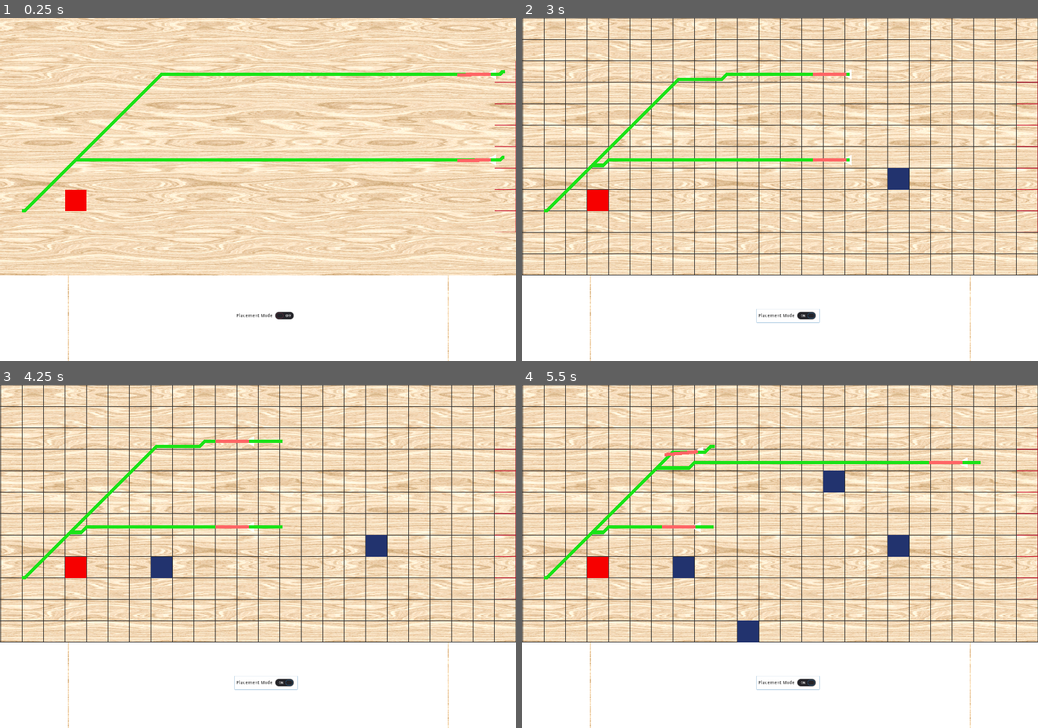
Above: before the commit, frames 1-4 (two rows, left to right).
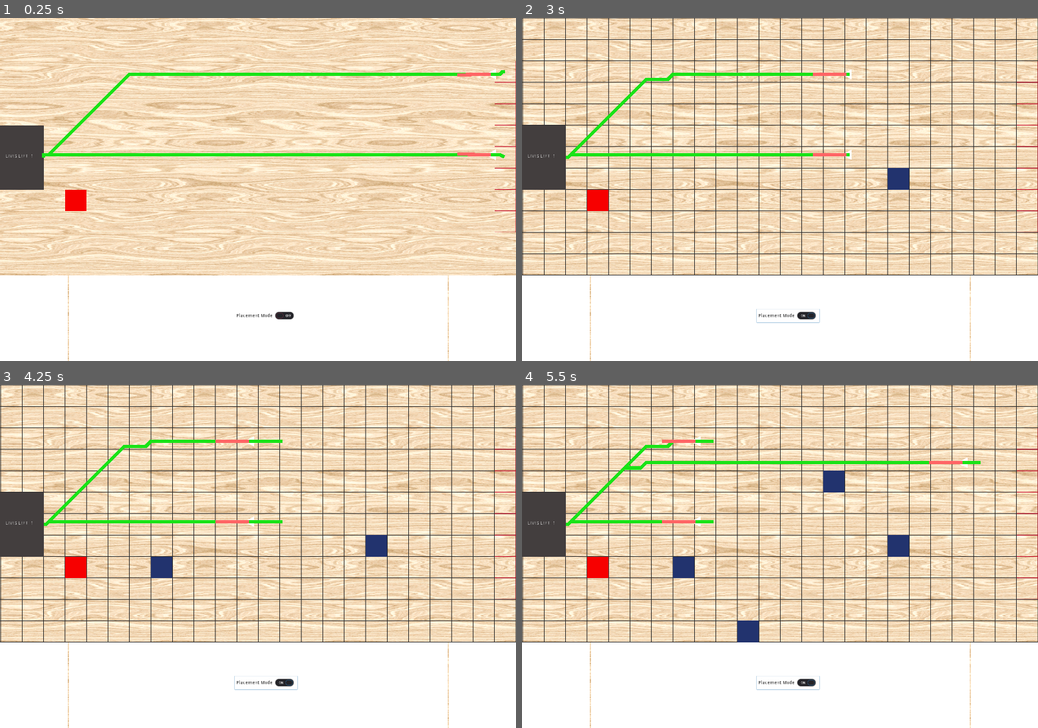
Above: after the commit, the same moments.

Repository: CSMA-Technology/chelydra
Game: Godot game, scene res://Temporary_Scenes/Spawns.tscn
The game is run twice, just before and just after one commit, with the same random seed, the same clock (stepped at 60 frames per second) and the same inputs. This scene is started directly instead of the project's main scene.
Inputs (mouse positions are in pixels of both pictures, inside the frame that each line leads up to):
- Up to frame 1 (0.25 s): no input
- Up to frame 2 (3 s): click "Placement Mode" at 0.5 s; click "Placement Mode" at 1.25 s; click "Placement Mode" at 2 s; move the mouse to (893, 172) at 2.77 s; click (893, 172) at 2.92 s
- Up to frame 3 (4.25 s): move the mouse to (154, 573) at 3.52 s; click (154, 573) at 3.67 s
- Up to frame 4 (5.5 s): move the mouse to (831, 481) at 4.27 s; click (831, 481) at 4.42 s; move the mouse to (754, 625) at 5.02 s; click (754, 625) at 5.17 s

The runs differ from the first frame. In frame 1, 3.8% of the frame differs, in the area x 0-98%, y 15-57%; in frame 2, 3.3%; in frame 3, 3.1%; in frame 4, 3.0%.

Commit message:
fixed merge conflicts

Diff:
--- a/Enemies/TemplateEnemy.gd
+++ b/Enemies/TemplateEnemy.gd
@@ -1,4 +1,6 @@
 extends KinematicBody2D
+
+class_name TemplateEnemy
 
 onready var goal = get_tree().root.find_node("Goal", true, false).global_position
 var path: PoolVector2Array
@@ -8,6 +10,8 @@
 
 const ARRIVAL_BUFFER = 10
 const SPEED = 3
+
+signal reached_goal
 
 func set_debug(val: bool):
 	debug_mode = val
@@ -40,4 +44,5 @@
 	next_destination_idx = 0
 
 func handle_goal_arrival():
+	emit_signal("reached_goal")
 	queue_free()
--- /dev/null
+++ b/levels/Goal.tscn
@@ -0,0 +1,16 @@
+[gd_scene load_steps=2 format=2]
+
+[sub_resource type="RectangleShape2D" id=1]
+extents = Vector2( 64, 96 )
+
+[node name="Goal" type="Area2D"]
+
+[node name="ColorRect" type="ColorRect" parent="."]
+margin_left = -128.0
+margin_top = -96.0
+margin_bottom = 96.0
+color = Color( 0.266667, 0.247059, 0.247059, 1 )
+
+[node name="CollisionShape2D" type="CollisionShape2D" parent="."]
+position = Vector2( -64, 0 )
+shape = SubResource( 1 )
--- a/levels/TemplateLevel.gd
+++ b/levels/TemplateLevel.gd
@@ -1,9 +1,14 @@
 extends Node2D
 
+onready var score_label = $ScoreLabel
 var TowerPlacement = preload("res://levels/TowerPlacement.tscn")
 var enemy = preload("res://Enemies/TemplateEnemy.tscn")
 var is_grid_on = false
 export var placement_mode = false
+export var lives = 3
+
+func _ready():
+	update_score_label(lives)
 
 func _process(_delta):
 	if (placement_mode):
@@ -20,9 +25,18 @@
 	$Towers.add_child(new_tower)
 	$Navigation.update_nav_area()
 
-
 func spawn_enemy(position):
 	var new_enemy = enemy.instance()
 	new_enemy.position = position
 	new_enemy.debug_mode = true
 	$Enemies.add_child(new_enemy)
+
+func update_score_label(score):
+	score_label.text = "LIVES LEFT: " + str(score)
+
+func _on_Enemy_reached_goal():
+	print_debug("enemy reached goal!")
+	lives -= 1
+	if (lives <= 0):
+		get_tree().quit()
+	update_score_label(lives)
--- a/levels/TemplateLevel.tscn
+++ b/levels/TemplateLevel.tscn
@@ -8,6 +8,7 @@
 [ext_resource path="res://levels/TemplateLevel.gd" type="Script" id=6]
 [ext_resource path="res://levels/Navigation.gd" type="Script" id=7]
 [ext_resource path="res://levels/TowerPlacement.tscn" type="PackedScene" id=8]
+[ext_resource path="res://levels/Goal.tscn" type="PackedScene" id=9]
 
 [sub_resource type="TileSet" id=1]
 0/name = "LightWood"
@@ -77,6 +78,7 @@
 
 [node name="TemplateLevel" type="Node2D"]
 script = ExtResource( 6 )
+lives = 1
 
 [node name="BackgroundTileMap" type="TileMap" parent="."]
 tile_set = SubResource( 1 )
@@ -151,10 +153,19 @@
 position = Vector2( 1344, 320 )
 debug_mode = true
 
-[node name="Goal" type="Node2D" parent="."]
-position = Vector2( 64, 576 )
-
 [node name="TowerPlacement" parent="." instance=ExtResource( 8 )]
 
+[node name="Goal" parent="." instance=ExtResource( 9 )]
+position = Vector2( 128, 416 )
+
+[node name="ScoreLabel" type="Label" parent="."]
+margin_left = 15.0
+margin_top = 406.0
+margin_right = 105.0
+margin_bottom = 420.0
+text = "LIVES LEFT: 10"
+
 [connection signal="toggled" from="CanvasLayer/CheckButton" to="." method="_on_PlacementModeButton_toggled"]
+[connection signal="reached_goal" from="Enemies/TemplateEnemy" to="." method="_on_Enemy_reached_goal"]
 [connection signal="place_tower" from="TowerPlacement" to="." method="place_tower"]
+[connection signal="area_entered" from="Goal" to="." method="_on_Goal_area_entered"]
--- a/project.godot
+++ b/project.godot
@@ -7,6 +7,16 @@
 ;   param=value ; assign values to parameters
 
 config_version=4
+
+_global_script_classes=[ {
+"base": "KinematicBody2D",
+"class": "TemplateEnemy",
+"language": "GDScript",
+"path": "res://Enemies/TemplateEnemy.gd"
+} ]
+_global_script_class_icons={
+"TemplateEnemy": ""
+}
 
 [application]
 
Not shown: 1 places in levels/TemplateLevel.tscn that only renumber resources
